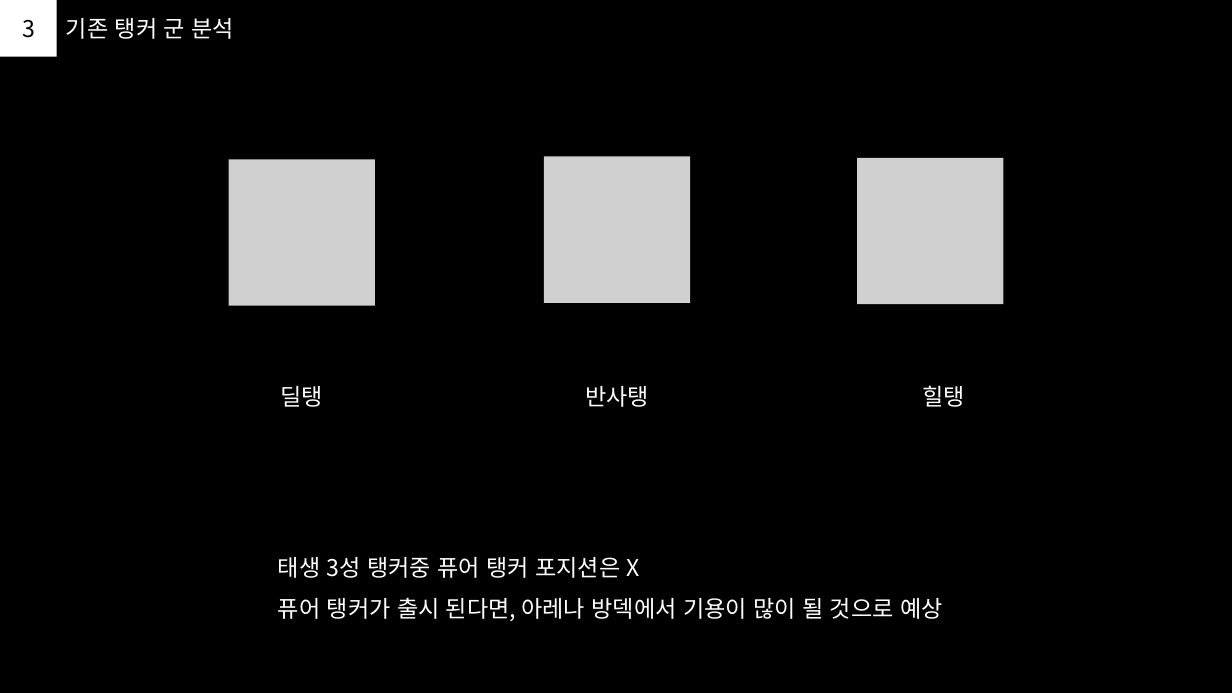
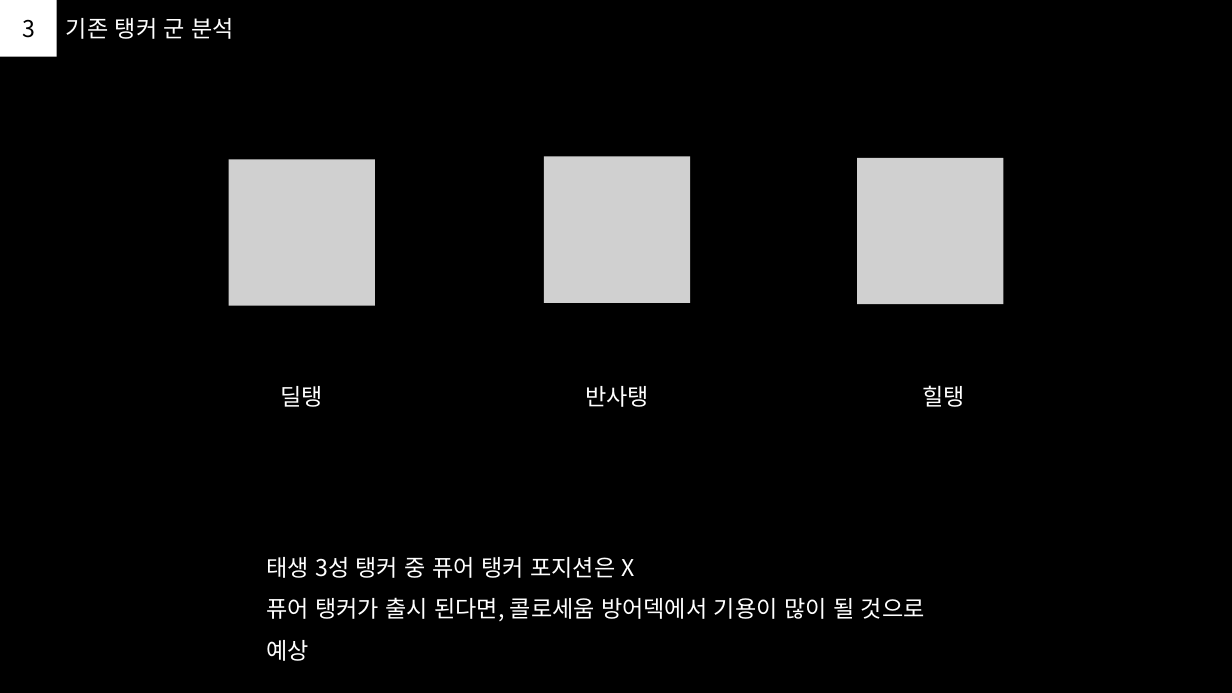
Before and after one commit to PhenomJ/GameDesign, a slide deck: slide 4 of 가디언 테일즈/1. PPT/신규_캐릭터_기획.pptx. Drawn at 1232x693 pixels with LibreOffice and Linux fonts; fonts in the diff are those of the drawing; grey boxes stand for pictures. Boxes give left, top, right and bottom in pixels: in the first picture for what was removed or moved away, otherwise in the second. Text is boxed around its words. In the diff, an @@ line names an element or a change of style, - is before the commit and + after.

```diff
--- a/가디언 테일즈/1. PPT/신규_캐릭터_기획.pptx
+++ b/가디언 테일즈/1. PPT/신규_캐릭터_기획.pptx
@@ text at [266,557,925,621]: text changed @@
-태생 3성 탱커중 퓨어 탱커 포지션은 X
-퓨어 탱커가 출시 된다면, 아레나 방덱에서 기용이 많이 될 것으로 예상
+태생 3성 탱커 중 퓨어 탱커 포지션은 X
+퓨어 탱커가 출시 된다면, 콜로세움 방어덱에서 기용이 많이 될 것으로 예상
```
Also in this commit, not shown: 6 other slides changed, 1 other file.
